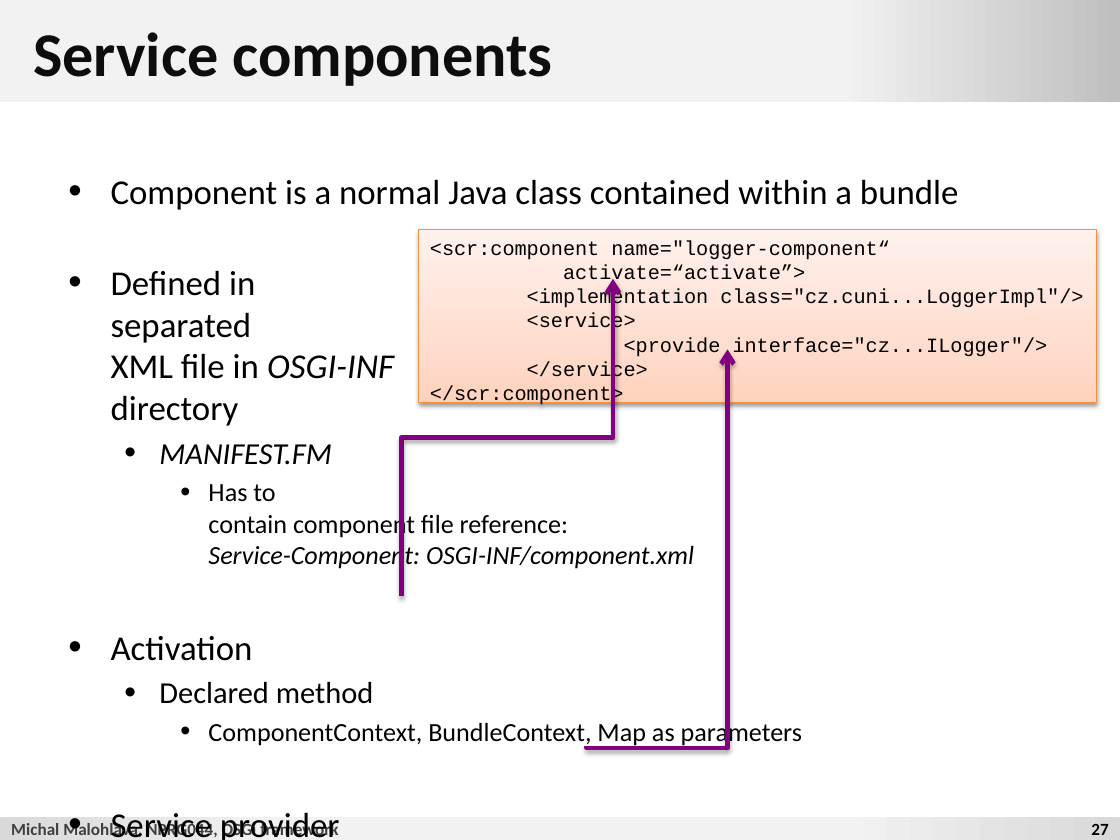
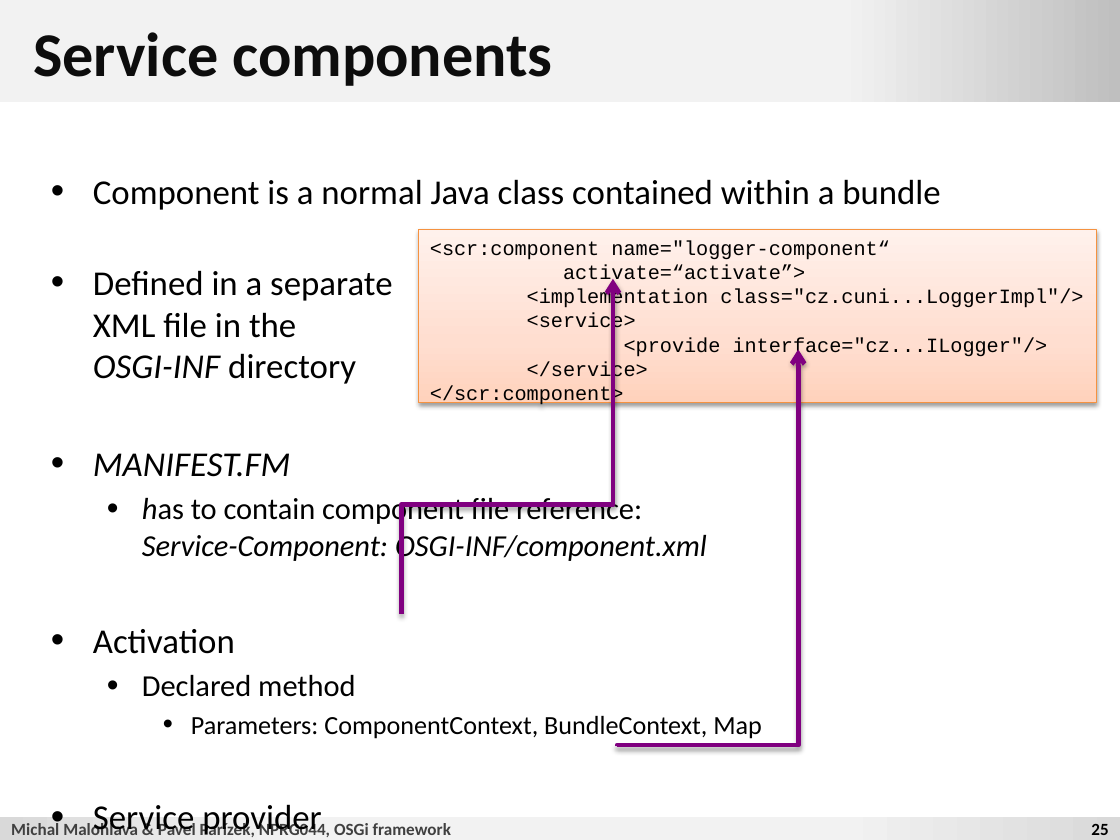
Before and after one commit to d3slect/nprg044-eclipse-platform, a slide deck: slide 25 of slides/2012-13/01-osgi/01-osgi.pptx (slide 27 before the commit). Drawn at 1120x840 pixels with LibreOffice and Linux fonts; fonts in the diff are those of the drawing; background and template pictures are left out. Boxes give left, top, right and bottom in pixels: in the first picture for what was removed or moved away, otherwise in the second. Text is boxed around its words. In the diff, an @@ line names an element or a change of style, - is before the commit and + after.

Commit message:
osgi

```diff
--- a/slides/2012-13/01-osgi/01-osgi.pptx
+++ b/slides/2012-13/01-osgi/01-osgi.pptx
@@ text at (93,179,940,739): text changed @@
-  • Specify name of provided service
+  • Specify name of the provided service
@@ text "Component is a normal Java ...": place and size @@
-text "Component is a normal Java ..." at (111,179,958,747)
+text "Component is a normal Java ..." at (93,179,940,739)
@@ text at (93,270,392,384): text changed @@
-• Defined in
-  separated
-  XML file in OSGI-INF
-  directory
+• Defined in a separate
+  XML file in the
+  OSGI-INF directory
@@ elbow arrow moved from (401, 596) - (613, 279) to (401, 614) - (613, 279) @@
@@ elbow arrow moved from (587, 746) - (728, 349) to (617, 746) - (799, 349) @@
@@ text at (93,453,291,477): size 19.6 to 22.4 pt in "MANIFEST.FM"; list level 2 to 1 in "MANIFEST.FM" @@
@@ text at (142,494,707,563): text changed; size 16.8 to 19.6 pt @@
-    • Has to
-      contain component file reference:
-      Service-Component: OSGI-INF/component.xml
+  • has to contain component file reference:
+    Service-Component: OSGI-INF/component.xml
@@ text at (191,716,762,739): text changed @@
-    • ComponentContext, BundleContext, Map as parameters
+    • Parameters: ComponentContext, BundleContext, Map
@@ text at (11,821,451,837): text changed @@
-Michal Malohlava, NPRG044, OSGi framework
+Michal Malohlava & Pavel Parízek, NPRG044, OSGi framework
@@ page number at (1091,824,1108,835): text changed @@
-27
+25
```
Also in this commit, not shown: 41 other slides changed, 2 slides removed, 58 other files.
